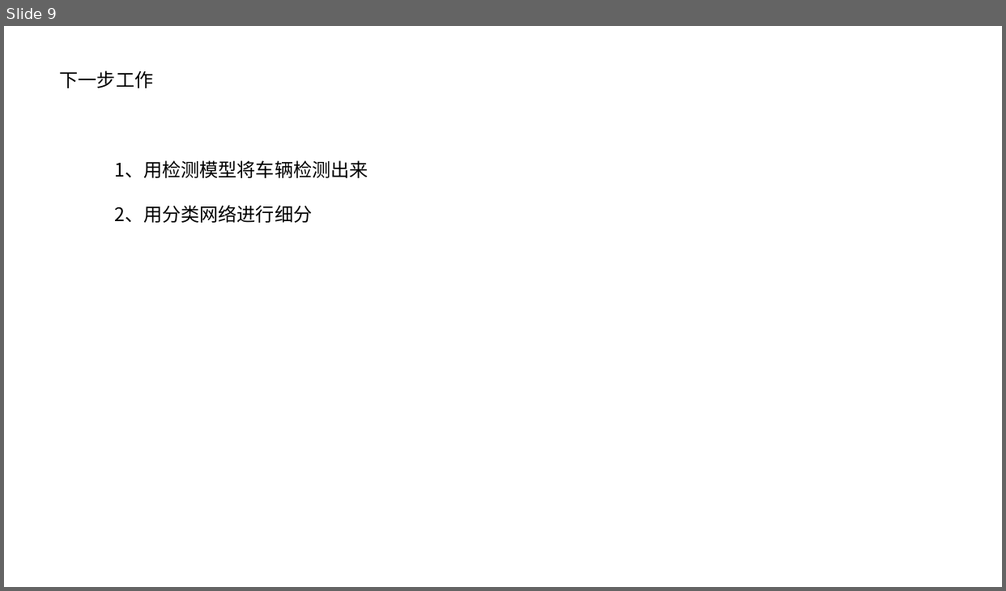
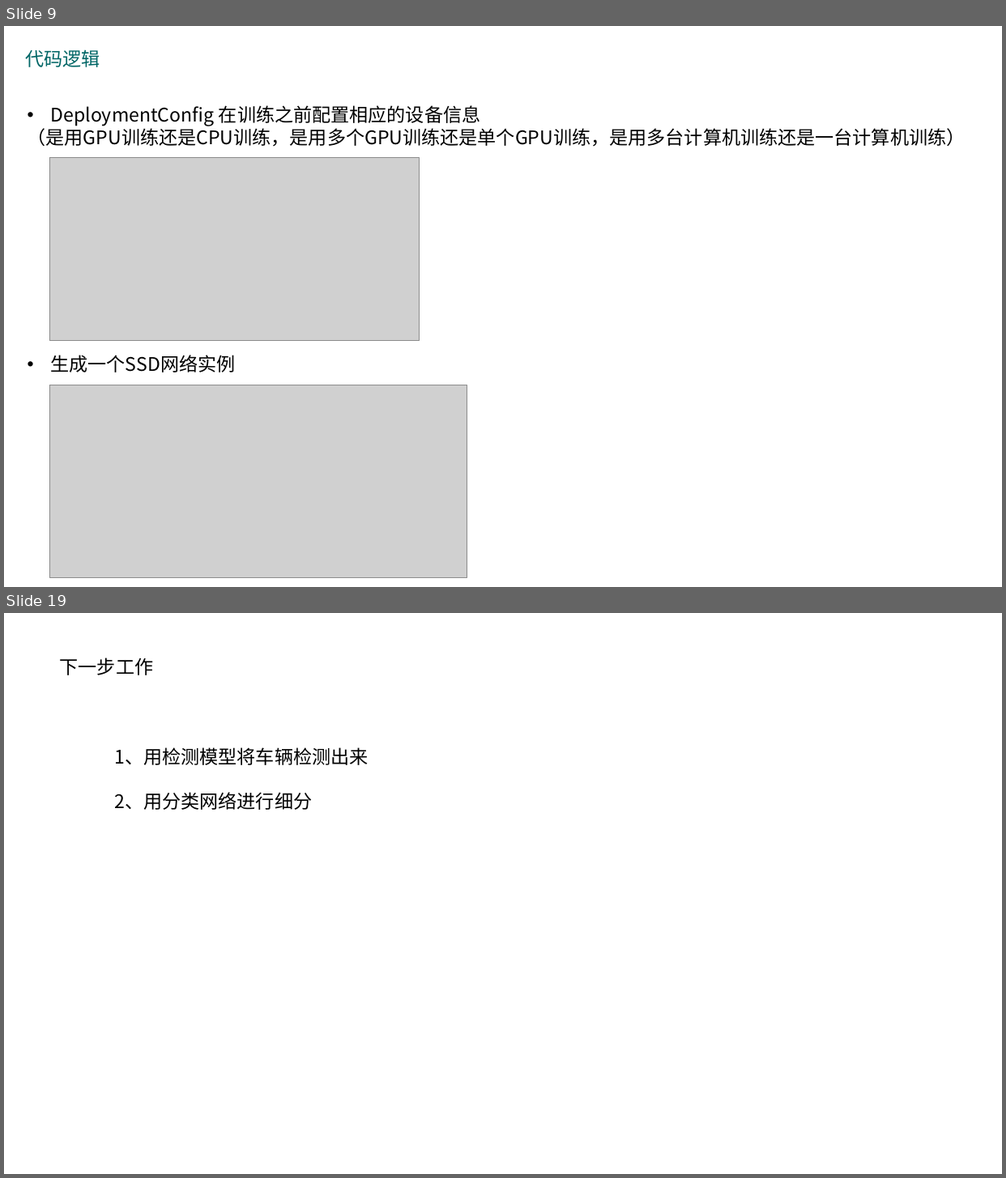
Before and after one commit to 1274085042/VehicleDetection, a slide deck: example/车辆检测.pptx. Shown one above the other, each under a label of ours: slide 9 before the commit, slides 9 and 19 after it; the slides between them are not shown. The pictures are 1006x591 and 1006x1178 pixels, drawn with LibreOffice and Linux fonts; fonts in the diff are those of the drawing; grey boxes stand for pictures. Boxes give left, top, right and bottom in pixels: in the first picture for what was removed or moved away, otherwise in the second. Text is boxed around its words. In the diff, an @@ line names an element or a change of style, - is before the commit and + after.

```diff
--- a/example/车辆检测.pptx
+++ b/example/车辆检测.pptx
@@ slide 9 added at [4, 26, 1002, 587], background #FFFFFF @@
@@ text added at [25, 49, 100, 67], 18 pt, text #006666 @@
+代码逻辑
@@ text added at [27, 105, 965, 147], 18 pt, text #000000 @@
+• DeploymentConfig 在训练之前配置相应的设备信息
+（是用GPU训练还是CPU训练，是用多个GPU训练还是单个GPU训练，是用多台计算机训练还是一台计算机训练）
@@ picture added at [49, 158, 419, 341] @@
@@ text added at [51, 355, 236, 373], 18 pt, text #000000 @@
+• 生成一个SSD网络实例
@@ picture added at [49, 386, 467, 578] @@
@@ what was slide 9 is now slide 19 @@
```
Also in this commit, not shown: 3 slides changed, 13 other slides added, 4 slides removed, 36 other files.
